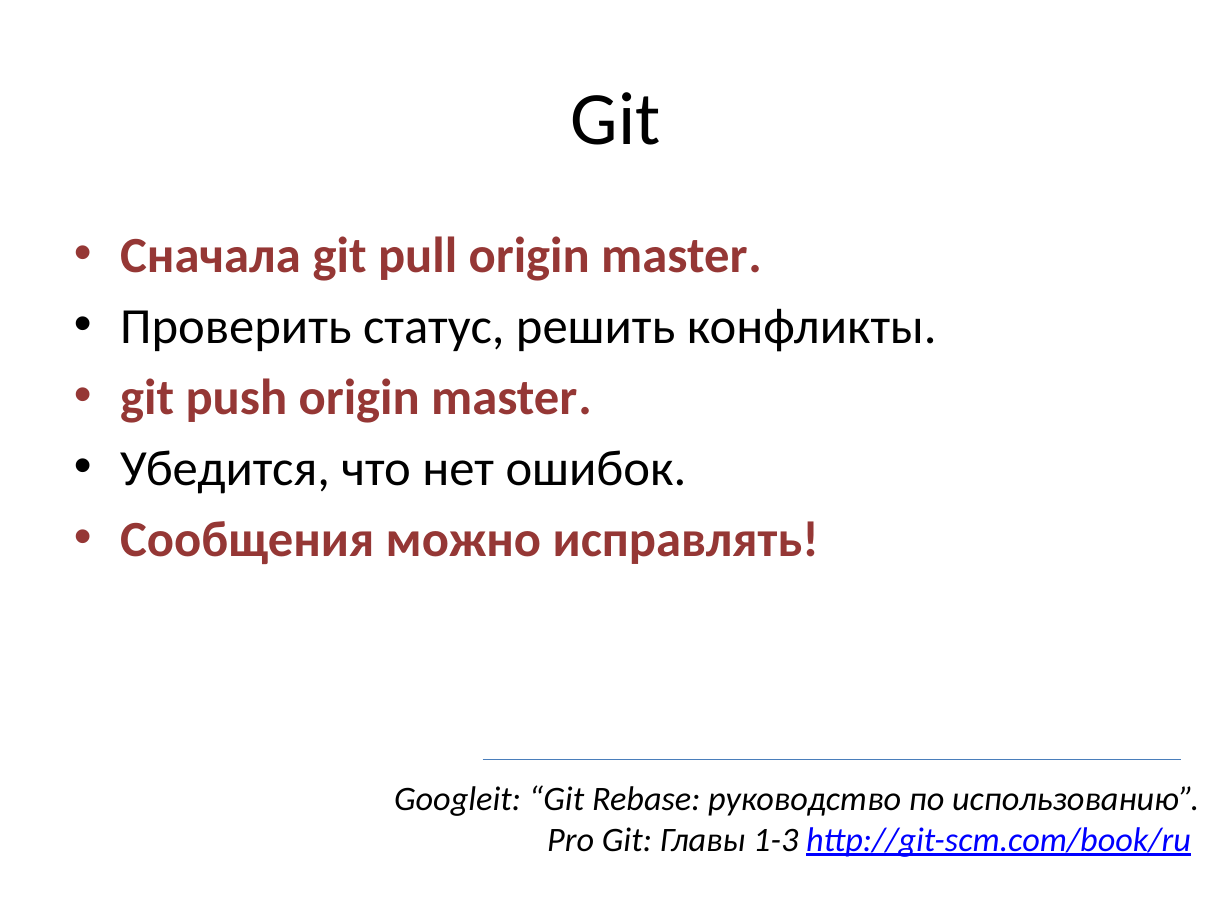
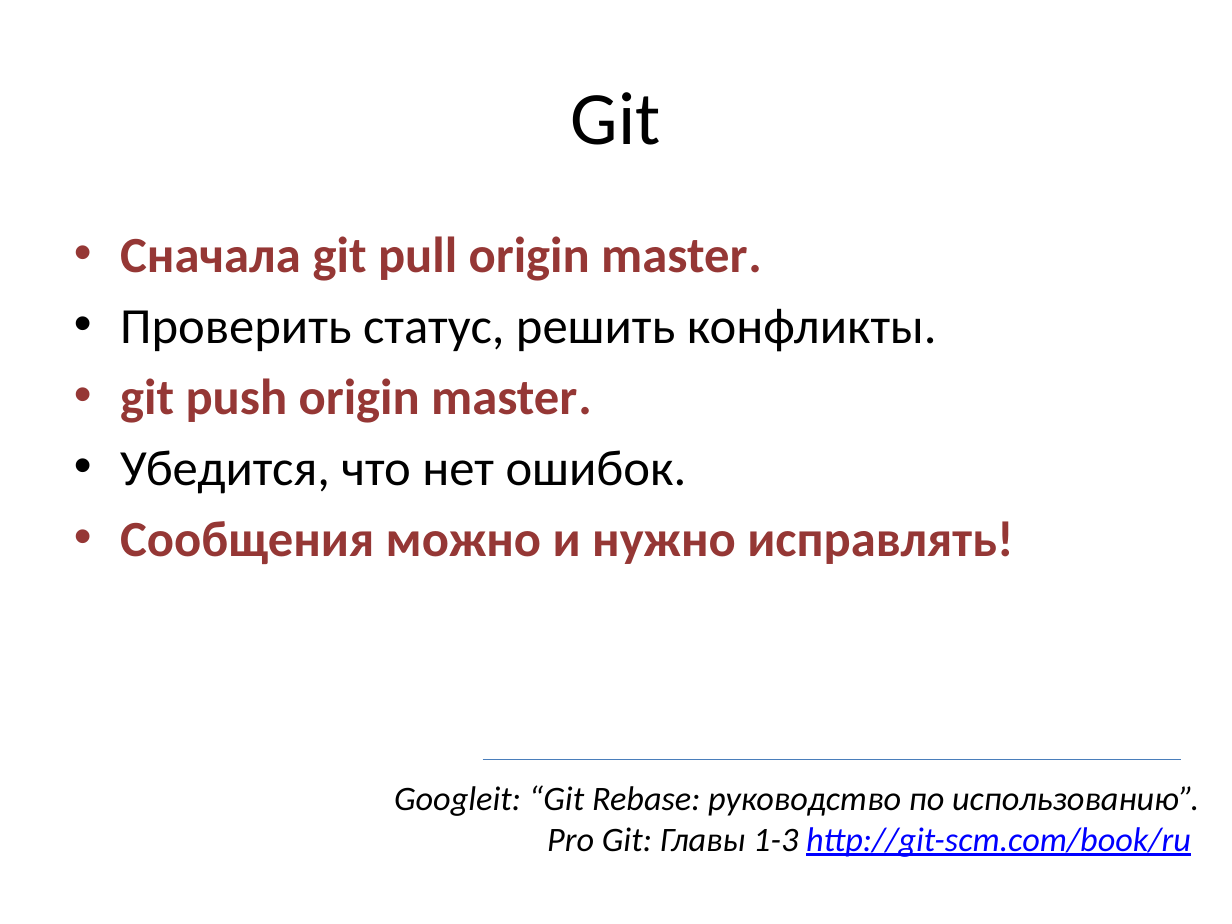
Before and after one commit to tscherkas/cpp_craft_1013, a slide deck: slide 5 of lections/cpp_craft_lec_1_part_1_v1_2.pptx. Drawn at 1232x924 pixels with LibreOffice and Linux fonts; fonts in the diff are those of the drawing. Boxes give left, top, right and bottom in pixels: in the first picture for what was removed or moved away, otherwise in the second. Text is boxed around its words. In the diff, an @@ line names an element or a change of style, - is before the commit and + after.

```diff
--- a/lections/cpp_craft_lec_1_part_1_v1_2.pptx
+++ b/lections/cpp_craft_lec_1_part_1_v1_2.pptx
@@ text at box(120, 521, 1013, 564): text changed @@
-• Сообщения можно исправлять!
+• Сообщения можно и нужно исправлять!
```
Also in this commit, not shown: 2 other slides changed, 6 other files.
